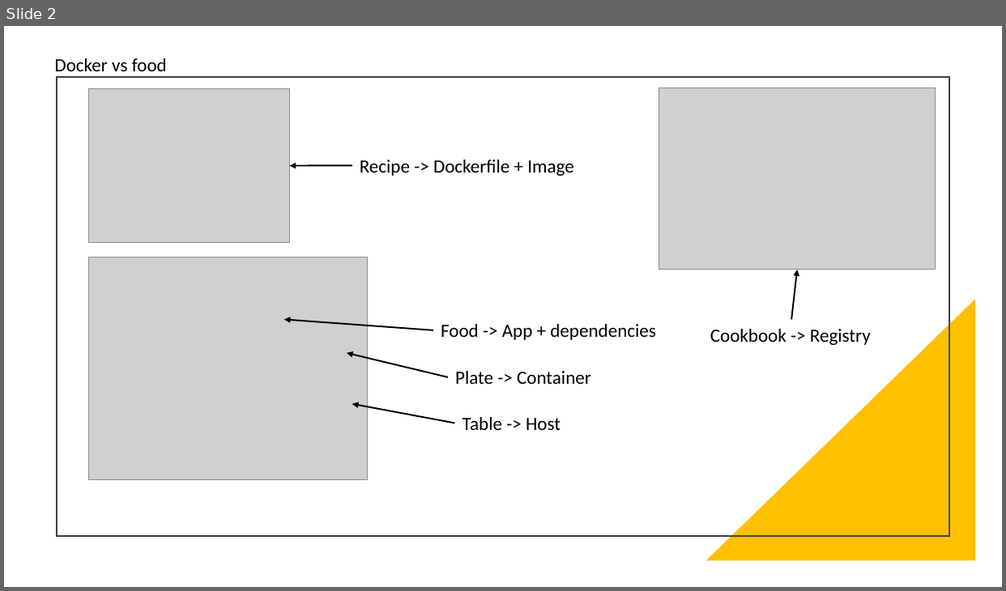
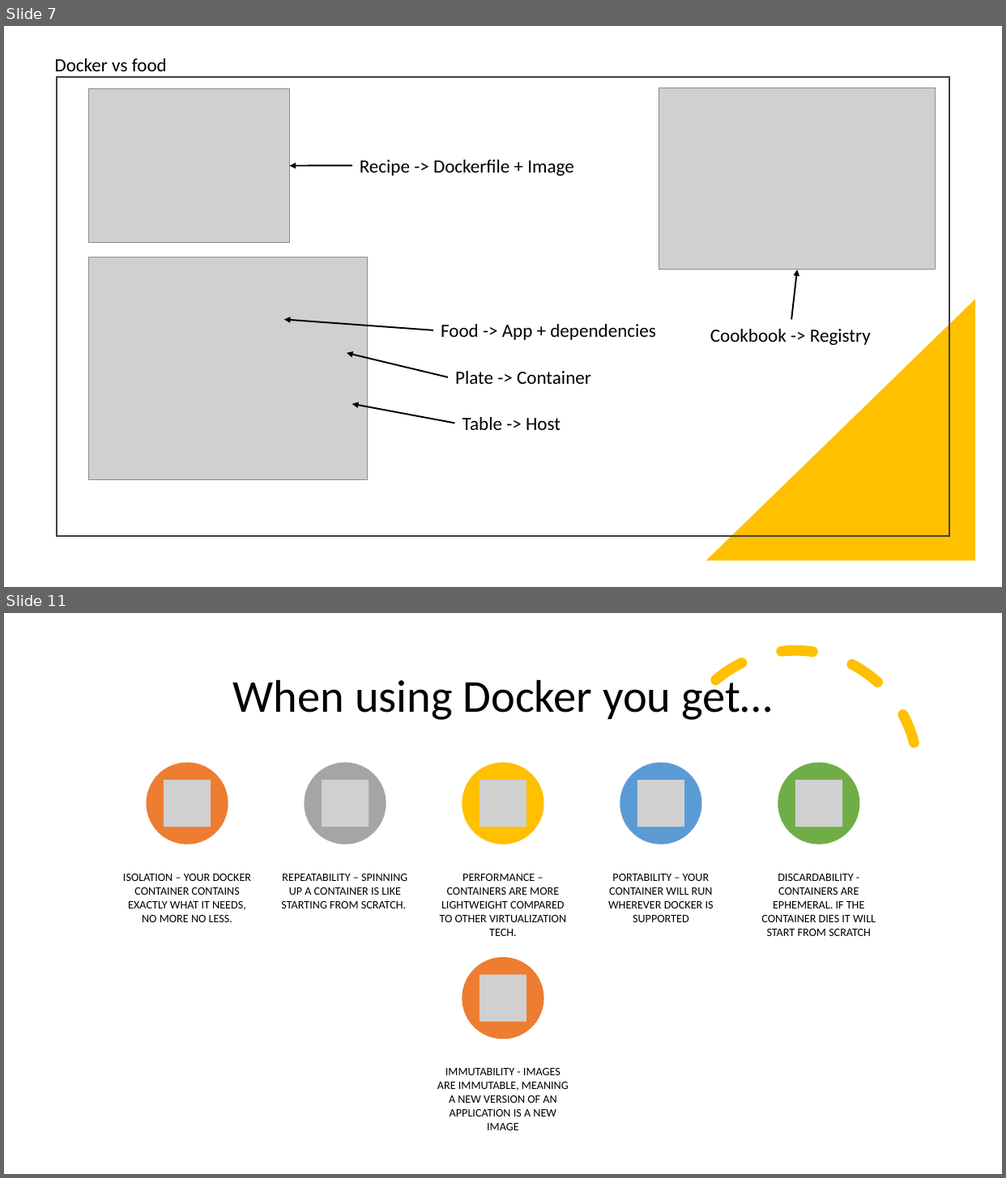
Before and after one commit to santanaguy/hexis-presentations, a slide deck: Docker Delight.pptx. Shown one above the other, each under a label of ours: slide 2 before the commit, slides 7 and 11 after it; the slides between them are not shown. The pictures are 1006x591 and 1006x1178 pixels, drawn with LibreOffice and Linux fonts; fonts in the diff are those of the drawing; grey boxes stand for pictures. Boxes give left, top, right and bottom in pixels: in the first picture for what was removed or moved away, otherwise in the second. Text is boxed around its words. In the diff, an @@ line names an element or a change of style, - is before the commit and + after.

```diff
--- a/Docker Delight.pptx
+++ b/Docker Delight.pptx
@@ slide 11 added at box(4, 613, 1002, 1174), background #FFFFFF @@
@@ arc (boxed as its full ellipse) added at box(647, 624, 944, 922), outline #FFC000 10 pt dashed @@
@@ text added at box(233, 673, 772, 720), 44 pt, text #000000 @@
+When using Docker you get…
@@ group added at box(123, 763, 876, 1117): 6 ellipses, 6 pictures, 6 texts @@
+ISOLATION – YOUR DOCKER CONTAINER CONTAINS EXACTLY WHAT IT NEEDS, NO MORE NO LESS.
+REPEATABILITY – SPINNING UP A CONTAINER IS LIKE STARTING FROM SCRATCH.
+PERFORMANCE – CONTAINERS ARE MORE LIGHTWEIGHT COMPARED TO OTHER VIRTUALIZATION TECH.
+PORTABILITY – YOUR CONTAINER WILL RUN WHEREVER DOCKER IS SUPPORTED
+DISCARDABILITY - CONTAINERS ARE EPHEMERAL. IF THE CONTAINER DIES IT WILL START FROM SCRATCH
+IMMUTABILITY - IMAGES ARE IMMUTABLE, MEANING A NEW VERSION OF AN APPLICATION IS A NEW IMAGE
@@ what was slide 2 is now slide 7 @@
```
Also in this commit, not shown: 3 slides changed, 25 other slides added, 5 slides removed, 2 other files.
